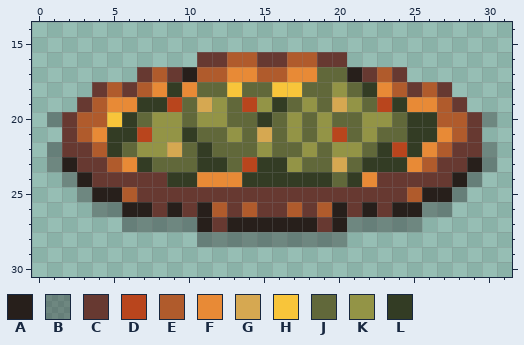
One commit to this pixel-art sprite: Resources/Textures/Objects/Consumable/Food/Baked/pizza.rsi/dank.png. The picture above is the old version.
The file is 32x32 pixels. Shown: x 0..31, y 14..30.
Palette (. is transparent): A #271f1b  B #24202059  C #673931  D #b9451d  E #b05b2c  F #e88a36  G #d6a851  H #f8c53a  J #61683a  K #939446  L #333c24
Pixels before, first column x 1:
16 ..........CCEECCEECC..........
17 ......CECAEEFFEEFFJJACEC......
18 ...CECEFLFJJHJJHHJJKJLFECEC...
19 ..CEFFLLDJGKJDKLJKJGKJDLFFEC..
20 BCEEHLJKKJKKJJLJKJKJJKKJLLEECB
21 .CEFLLDKKLJJKJGJKJKDJKJJLLFEC.
22 BCCELJKKGJLJJJKJJKJKKJLDLFECCB
23 BACCEFLJJJLLJDLLKJJGJLLLFECCAB
24 .BACCCCCLLFFFLLLLLLJLFCCCCCAB.
25 ..BAAECCCCCCCCCCCCCCCCCCEAAB..
26 ...BBAACACAECECCECEACACAABB...
27 .....BBBBBACAAAAAACABBBBB.....
28 ..........BBBBBBBBBB..........
The result:
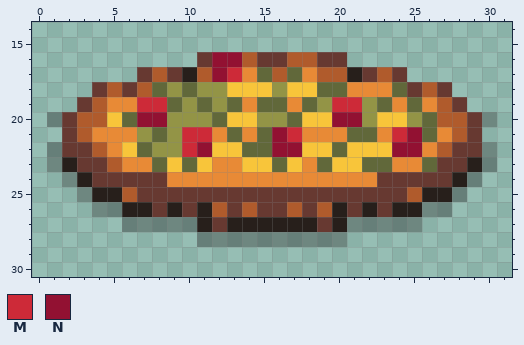
Colours new in this view: M #cd2a38  N #921132
Difference:
Colour J becomes colour E in row 17 at x 19 to 20.
Colour D becomes colour F in row 19 at x 14; in row 21 at x 20.
Colour J becomes colour F in row 18 at x 21; in row 19 at x 17; in row 21 at x 12, 14, 18 and 23; in row 23 at x 13 and 18; in row 24 at x 20.
Colour K becomes colour F in row 21 at x 19.
Colour L becomes colour F in row 18 at x 22; in row 19 at x 24; in row 21 at x 5 to 6; in row 22 at x 5; in row 23 at x 7, 12 and 24; in row 24 at x 9 to 10, 14 to 19 and 21.
Colour D becomes colour H in row 23 at x 14.
Colour G becomes colour H in row 23 at x 20.
Colour J becomes colour H in row 18 at x 14 to 15 and 18; in row 20 at x 13 to 14, 18 and 24; in row 22 at x 6, 12 to 13, 19 and 22; in row 23 at x 9 and 21.
Colour K becomes colour H in row 20 at x 19 and 23; in row 22 at x 18 and 21; in row 23 at x 17.
Colour L becomes colour H in row 22 at x 23; in row 23 at x 11 and 15.
Colour D becomes colour J in row 19 at x 9 and 23.
Colour E becomes colour J in row 17 at x 15; in row 18 at x 24; in row 23 at x 26.
Colour F becomes colour J in row 17 at x 17; in row 18 at x 8 and 10; in row 19 at x 25.
Colour G becomes colour J in row 19 at x 11; in row 21 at x 15.
Colour K becomes colour J in row 18 at x 20; in row 19 at x 15 and 18; in row 20 at x 12 and 17; in row 21 at x 8, 13 and 22; in row 22 at x 7, 15 and 20.
Colour L becomes colour J in row 19 at x 16; in row 20 at x 6 and 26; in row 21 at x 26; in row 23 at x 16 and 22 to 23.
Colour D becomes colour K in row 21 at x 7.
Colour G becomes colour K in row 22 at x 9.
Colour H becomes colour K in row 18 at x 16.
Colour J becomes colour K in row 18 at x 11 to 12; in row 19 at x 10, 19 and 22; in row 20 at x 10 and 16.
Colour L becomes colour K in row 18 at x 9; in row 20 at x 15 and 25.
Colour F becomes colour M in row 17 at x 13.
Colour G becomes colour M in row 19 at x 20.
Colour J becomes colour M in row 21 at x 11 and 24; in row 22 at x 10.
Colour K becomes colour M in row 19 at x 21; in row 21 at x 17.
Colour L becomes colour M in row 19 at x 7 to 8; in row 21 at x 10.
Colour C becomes colour N in row 16 at x 12.
Colour D becomes colour N in row 22 at x 24.
Colour E becomes colour N in row 16 at x 13; in row 17 at x 12.
Colour J becomes colour N in row 20 at x 7 and 20 to 21; in row 21 at x 16; in row 22 at x 16 to 17.
Colour K becomes colour N in row 20 at x 8.
Colour L becomes colour N in row 21 at x 25; in row 22 at x 11 and 25.
